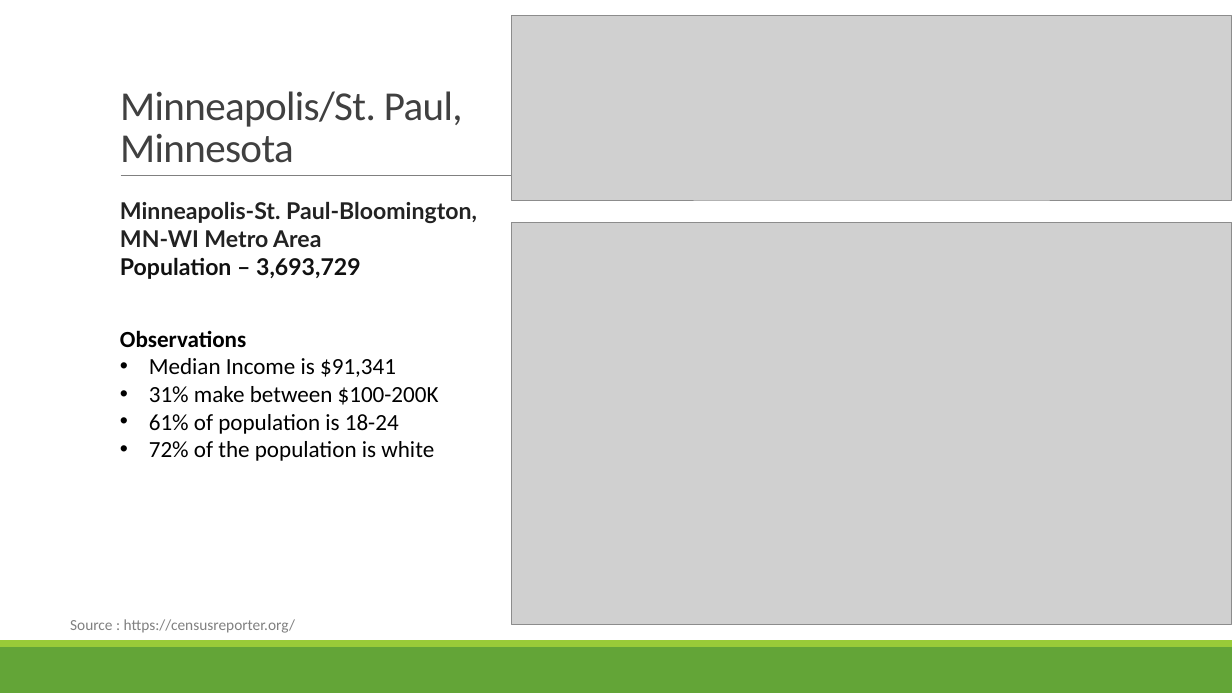
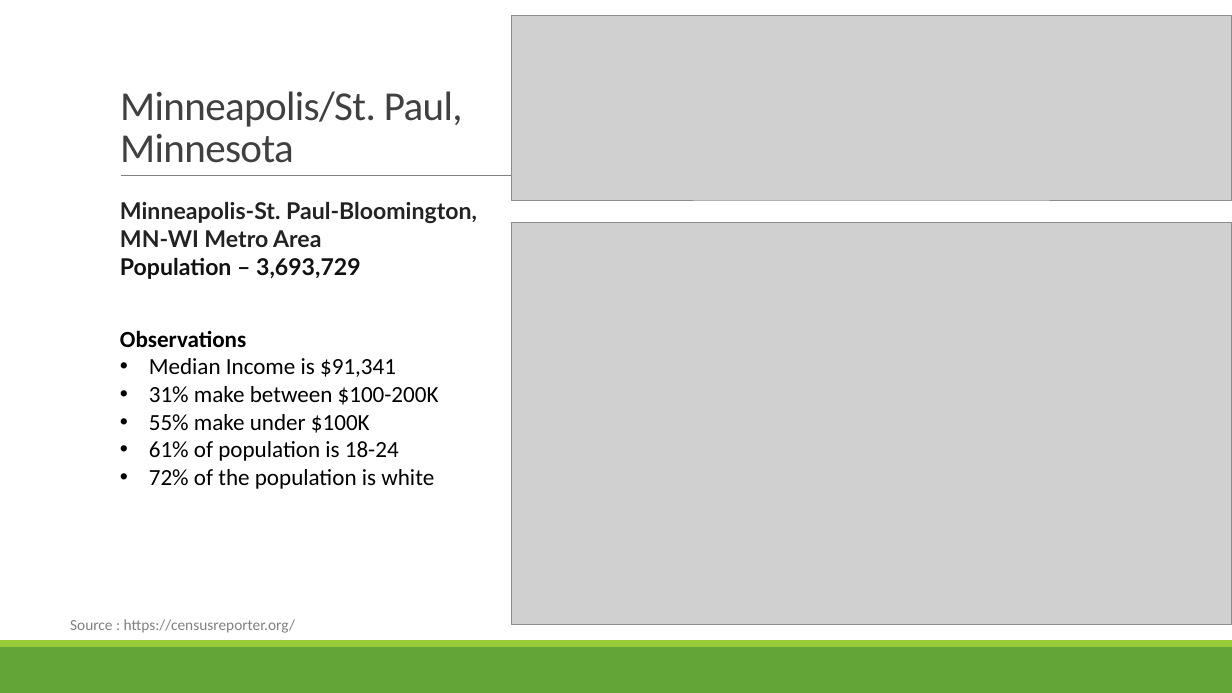
Before and after one commit to jodylarson310/module7-project, a slide deck: slide 17 of Support_Live_Music_Project1_Group4.pptx. Drawn at 1232x693 pixels with LibreOffice and Linux fonts; fonts in the diff are those of the drawing; grey boxes stand for pictures. Boxes give left, top, right and bottom in pixels: in the first picture for what was removed or moved away, otherwise in the second. Text is boxed around its words. In the diff, an @@ line names an element or a change of style, - is before the commit and + after.

```diff
--- a/Support_Live_Music_Project1_Group4.pptx
+++ b/Support_Live_Music_Project1_Group4.pptx
@@ text at box(149, 414, 370, 433): paragraph added @@
+• 55% make under $100K
```
Also in this commit, not shown: 11 other slides changed.
